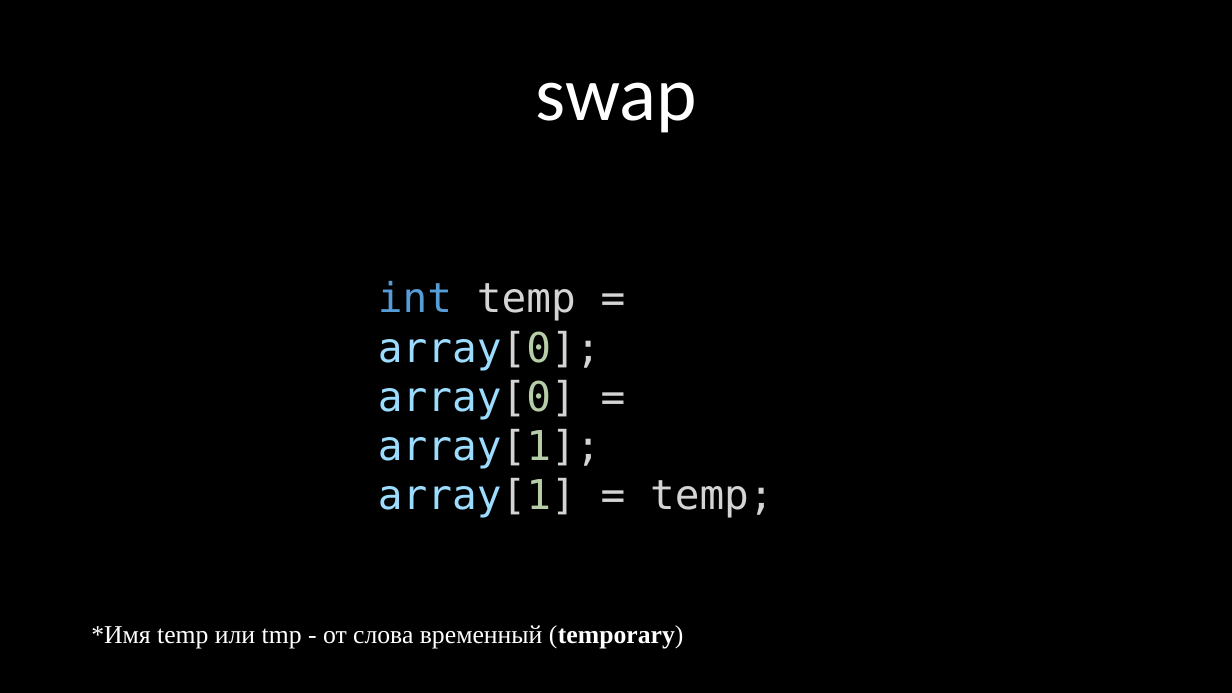
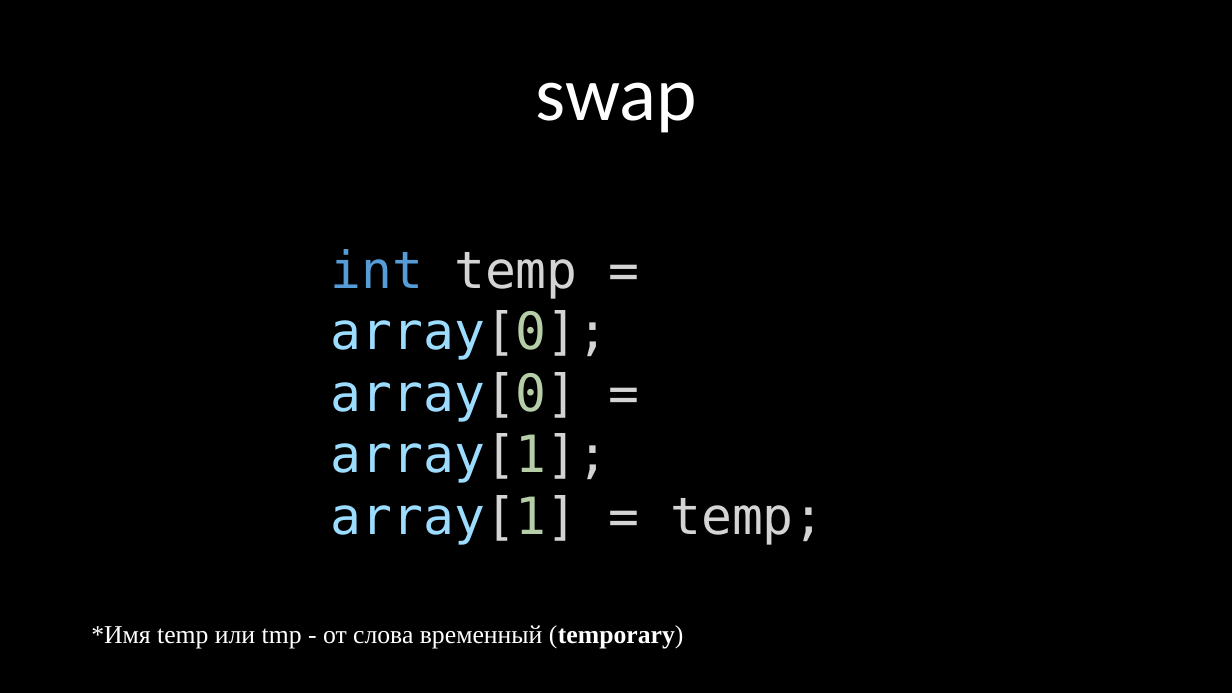
Before and after one commit to kruffka/C-Programming, a slide deck: slide 39 of 5_arrays/5_arrays.pptx (slide 21 before the commit). Drawn at 1232x693 pixels with LibreOffice and Linux fonts; fonts in the diff are those of the drawing. Boxes give left, top, right and bottom in pixels: in the first picture for what was removed or moved away, otherwise in the second. Text is boxed around its words. In the diff, an @@ line names an element or a change of style, - is before the commit and + after.

Commit message:
edit 5_arrays

```diff
--- a/5_arrays/5_arrays.pptx
+++ b/5_arrays/5_arrays.pptx
@@ text "int temp = array[0];": place and size @@
-text "int temp = array[0];" at [378, 280, 774, 518]
+text "int temp = array[0];" at [331, 249, 824, 545]
@@ text "int temp = array[0];" at [331, 249, 824, 545]: size 32 to 40 pt @@
```
Also in this commit, not shown: 8 other slides changed, 15 slides added, 3 slides removed, 20 other files.
